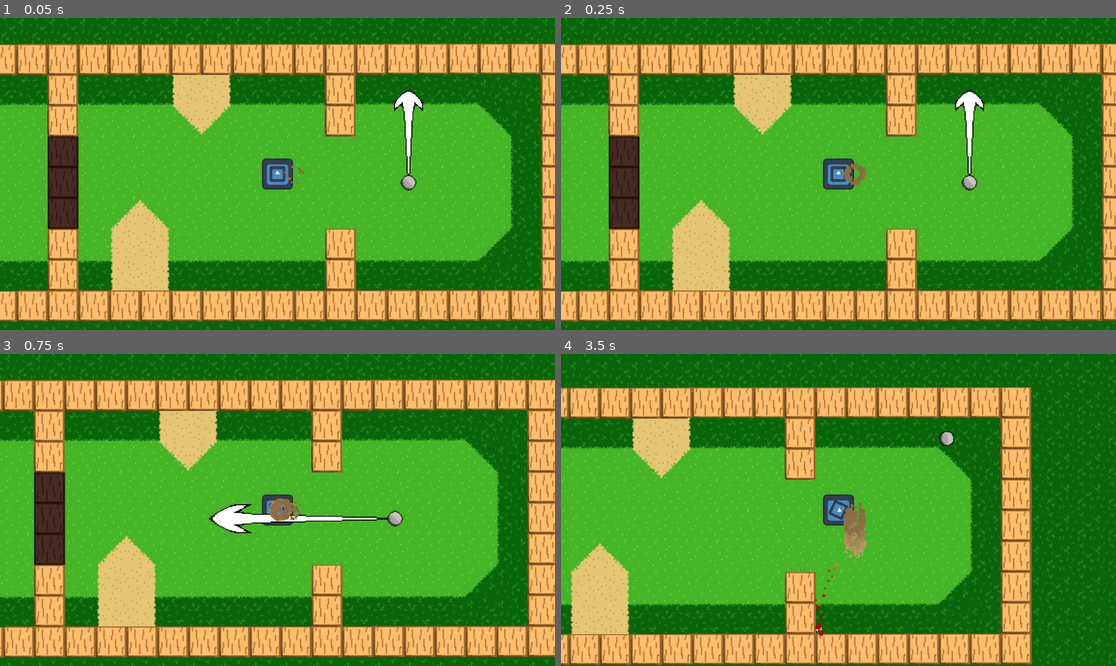
Above: before the commit, frames 1-4 (two rows, left to right).
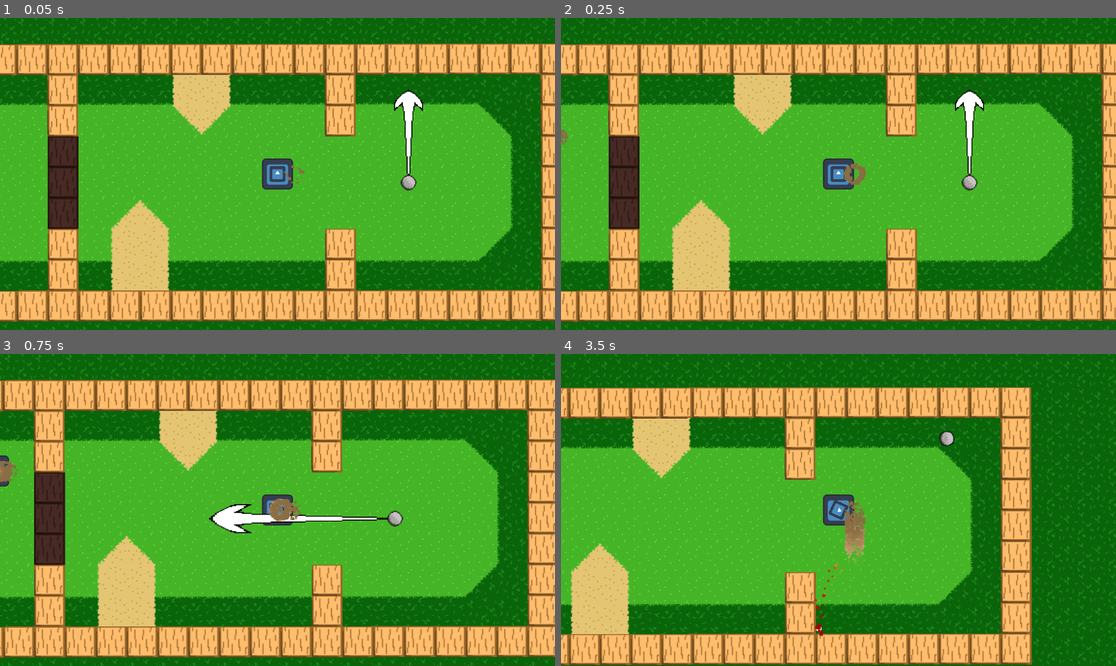
Above: after the commit, the same moments.

Repository: Sabertooth-Software/Bunker-Buster
Game: Godot game, scene res://Scenes/Levels/GolfTiles.tscn
The game is run twice, just before and just after one commit, with the same random seed, the same clock (stepped at 60 frames per second) and the same inputs. The engine's default icon, where the game draws it, is replaced by a stand-in: a white triangle on a blue panel in a dark square.
Inputs (mouse positions are in pixels of both pictures, inside the frame that each line leads up to):
- Up to frame 1 (0.05 s): no input
- Up to frame 2 (0.25 s): no input
- Up to frame 3 (0.75 s): move the mouse to (399, 494) at 0.52 s; press the mouse at (399, 494) at 0.53 s; hold Right (right) from 0.53 s (still down)
- Up to frame 4 (3.5 s): move the mouse to (727, 525) at 1.27 s; release Right (right) at 1.28 s; release the mouse at (727, 525) at 1.28 s; hold S (down) 1.28-2.03 s; tap Space (shoot) at 1.35, 2.85 s; move the mouse to (894, 441) at 2.02 s; press the mouse at (894, 441) at 2.03 s; hold Right (right) 2.03-2.78 s; move the mouse to (810, 572) at 2.77 s; release the mouse at (810, 572) at 2.78 s; hold Up (up) from 2.78 s (still down)

Frame 1 is identical in both runs. In frame 2, less than 0.1% of the frame differs, in the area x 0-2%, y 35-41%; in frame 3, 0.2%; in frame 4, 0.3%, in the area x 50-56%, y 47-68%.

Commit message:
Added enemy movement
Goes between position 0 and 1. Move them to alter path

Diff:
--- a/Scenes/Characters/Enemies/red_tank.tscn
+++ b/Scenes/Characters/Enemies/red_tank.tscn
@@ -14,3 +14,9 @@
 Bullet_Speed = 1.0
 
 [node name="Timer" type="Timer" parent="." index="4"]
+
+[node name="Position0" type="Node2D" parent="." index="7"]
+position = Vector2(477, -44)
+
+[node name="Position1" type="Node2D" parent="." index="8"]
+position = Vector2(722, -44)
--- a/Scripts/Characters/Enemy/EnemyTank.gd
+++ b/Scripts/Characters/Enemy/EnemyTank.gd
@@ -6,12 +6,43 @@
 
 @onready var timer: Timer = $Timer
 
+@onready var Pos0 : Node2D = $Position0
+@onready var Pos1 : Node2D = $Position1
+
+var wander_points = []
+var point_index: int = 0
+var next_point: Vector2
+var move_vector: Vector2
+
+func _get_next_point():
+	if point_index+1==wander_points.size():
+		point_index = 0
+	else :
+		point_index = point_index+1
+	next_point = wander_points[point_index]
+
+func _handle_movement():
+	if next_point==null:
+		_get_next_point()
+	var dist = global_position.distance_to(next_point)/100
+	#print(dist)
+	if dist>.2:
+		move_vector = (next_point-global_position).normalized()
+		super.move(move_vector*5)
+	else:
+		_get_next_point()
+
 func _ready():
 	if target == null:
 		var player_tank: Node = get_tree().get_current_scene().get_node("PlayerTank")
 		if player_tank is PlayerTank:
 			target = player_tank
 			_setup_timer()
+	wander_points.append(Pos0.global_position)
+	wander_points.append(Pos1.global_position)
+	print(wander_points[0])
+	print(wander_points[1])
+	next_point = wander_points[0]
 
 func on_timeout():
 	assert(target != null, "Tried to shoot without target assigned to enemy tank")
@@ -21,6 +52,7 @@
 
 func _process(_delta):
 	super.look(target.global_position)
+	_handle_movement()
 
 func _setup_timer():
 	timer.timeout.connect(on_timeout)
